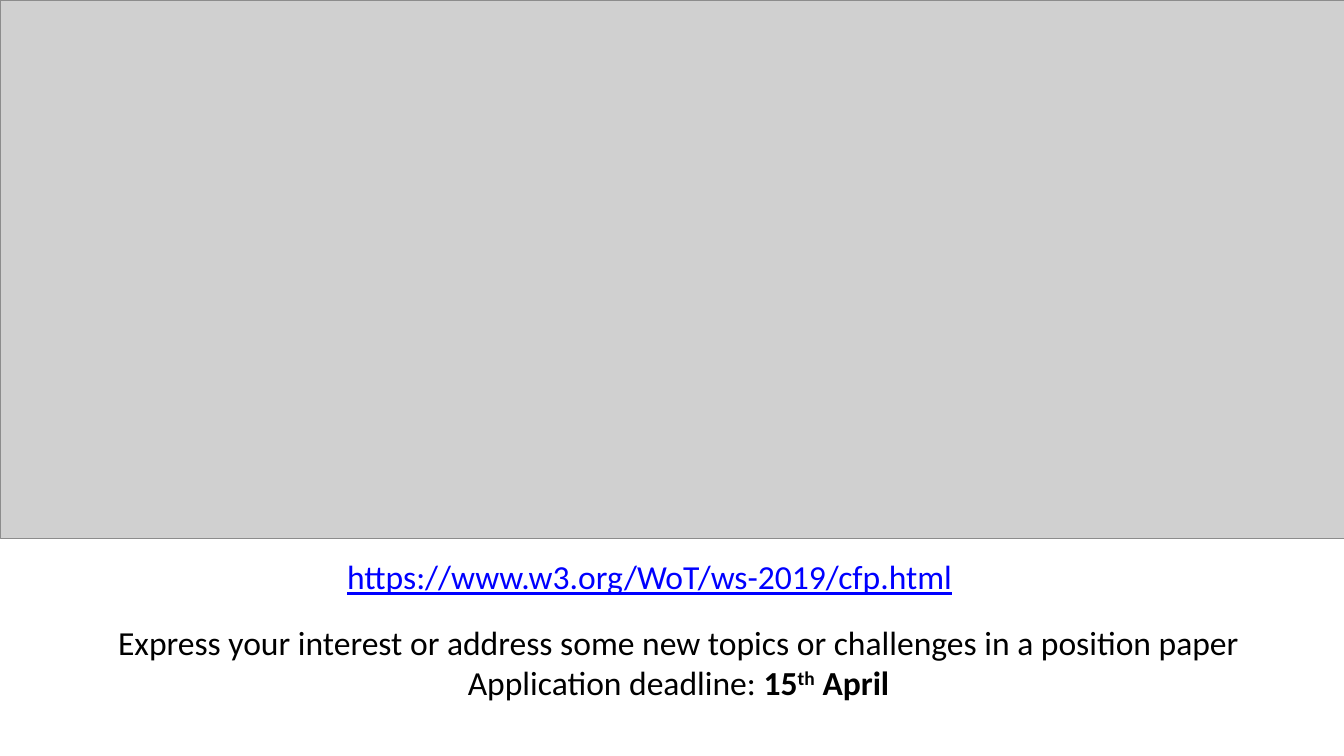
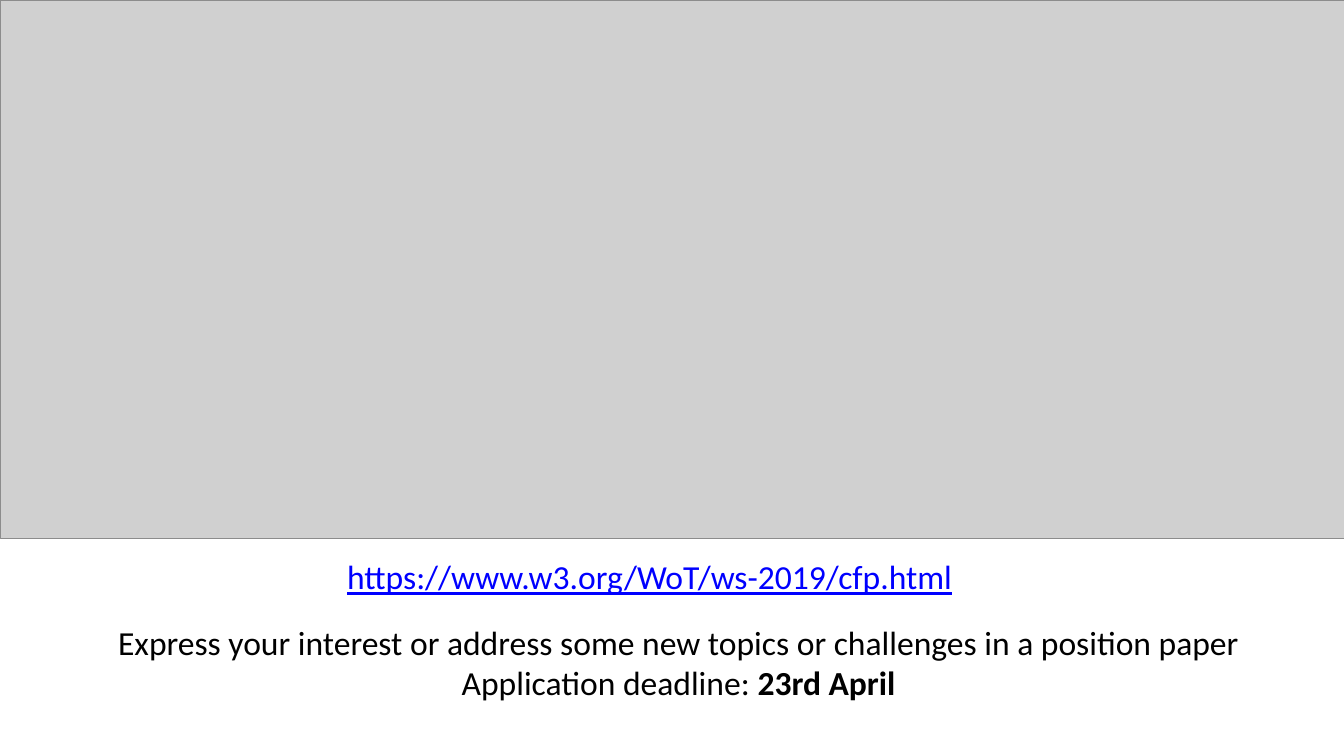
Before and after one commit to w3c/wot, a slide deck: slide 9 of PRESENTATIONS/wot-summary-and-roadmap-04-2019.pptx. Drawn at 1344x756 pixels with LibreOffice and Linux fonts; fonts in the diff are those of the drawing; grey boxes stand for pictures. Boxes give left, top, right and bottom in pixels: in the first picture for what was removed or moved away, otherwise in the second. Text is boxed around its words. In the diff, an @@ line names an element or a change of style, - is before the commit and + after.

Commit message:
Fix workshop deadline
change workshop deadline to April 23

```diff
--- a/PRESENTATIONS/wot-summary-and-roadmap-04-2019.pptx
+++ b/PRESENTATIONS/wot-summary-and-roadmap-04-2019.pptx
@@ text at (462, 671, 896, 701): text changed @@
-Application deadline: 15th April
+Application deadline: 23rd April
```
Also in this commit, not shown: 1 other file.
